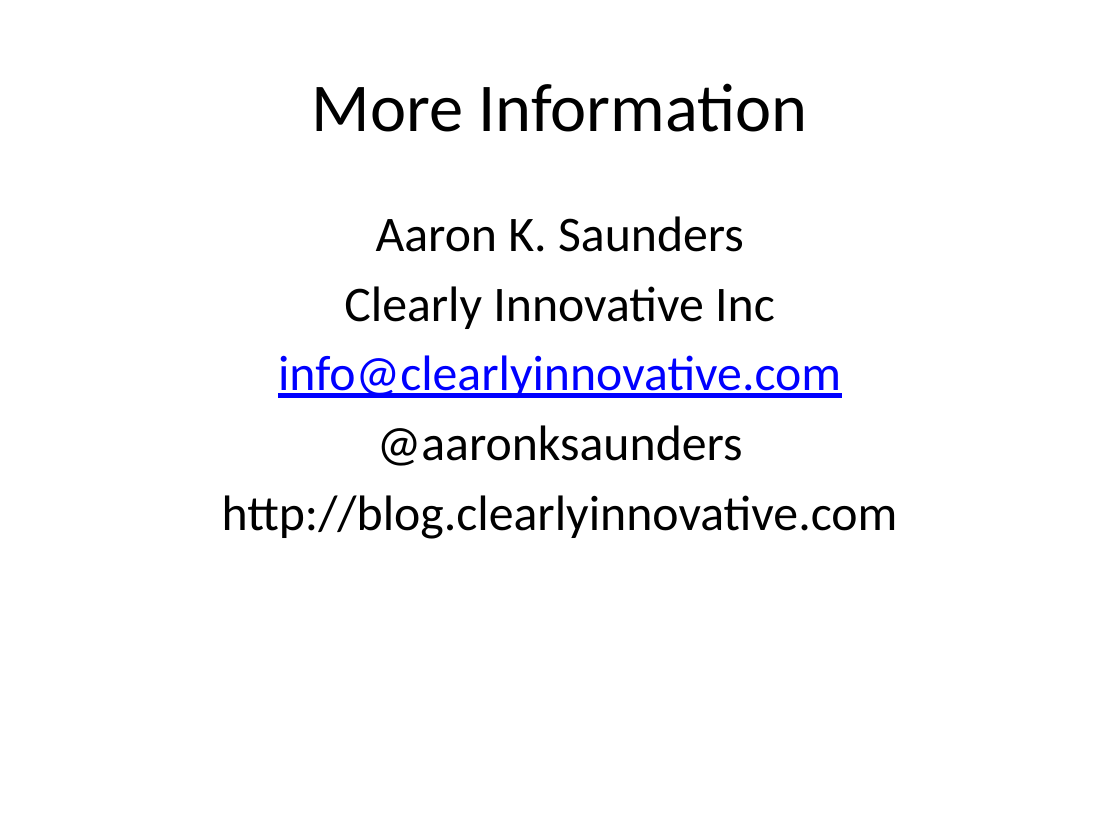
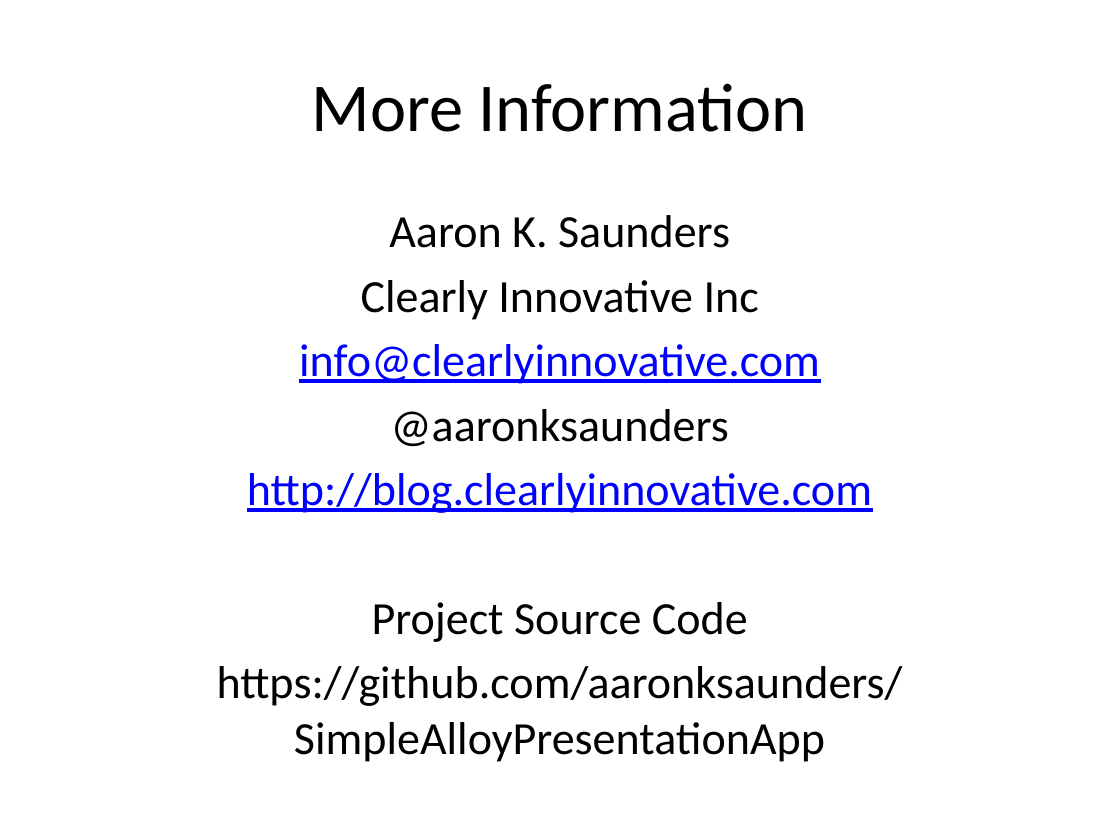
Before and after one commit to aaronksaunders/SimpleAlloyPresentationApp, a slide deck: slide 21 of AlloySimpleApp.pptx. Drawn at 1120x840 pixels with LibreOffice and Linux fonts; fonts in the diff are those of the drawing. Boxes give left, top, right and bottom in pixels: in the first picture for what was removed or moved away, otherwise in the second. Text is boxed around its words. In the diff, an @@ line names an element or a change of style, - is before the commit and + after.

```diff
--- a/AlloySimpleApp.pptx
+++ b/AlloySimpleApp.pptx
@@ text at (x1=247, y1=215, x2=872, y2=513): size 32 to 29.6 pt in "Aaron K. Saunders", "Clearly Innovative Inc", "info@clearlyinnovative.com", "@aaronksaunders" and 1 more places; text colour #000000 to #0000FF, underline on in "http://blog.clearlyinnovative.com" @@
@@ text at (x1=217, y1=602, x2=903, y2=762): paragraphs added @@
+Project Source Code
+https://github.com/aaronksaunders/SimpleAlloyPresentationApp
```
Also in this commit, not shown: 5 other slides changed, 1 other file.
